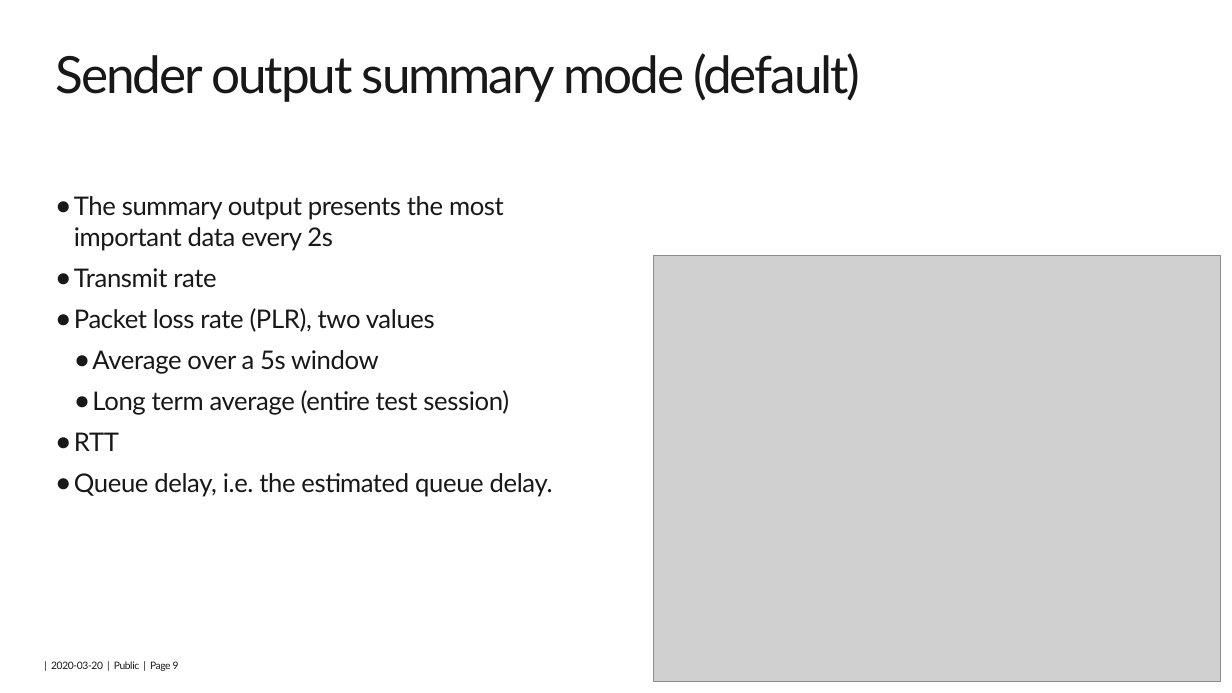
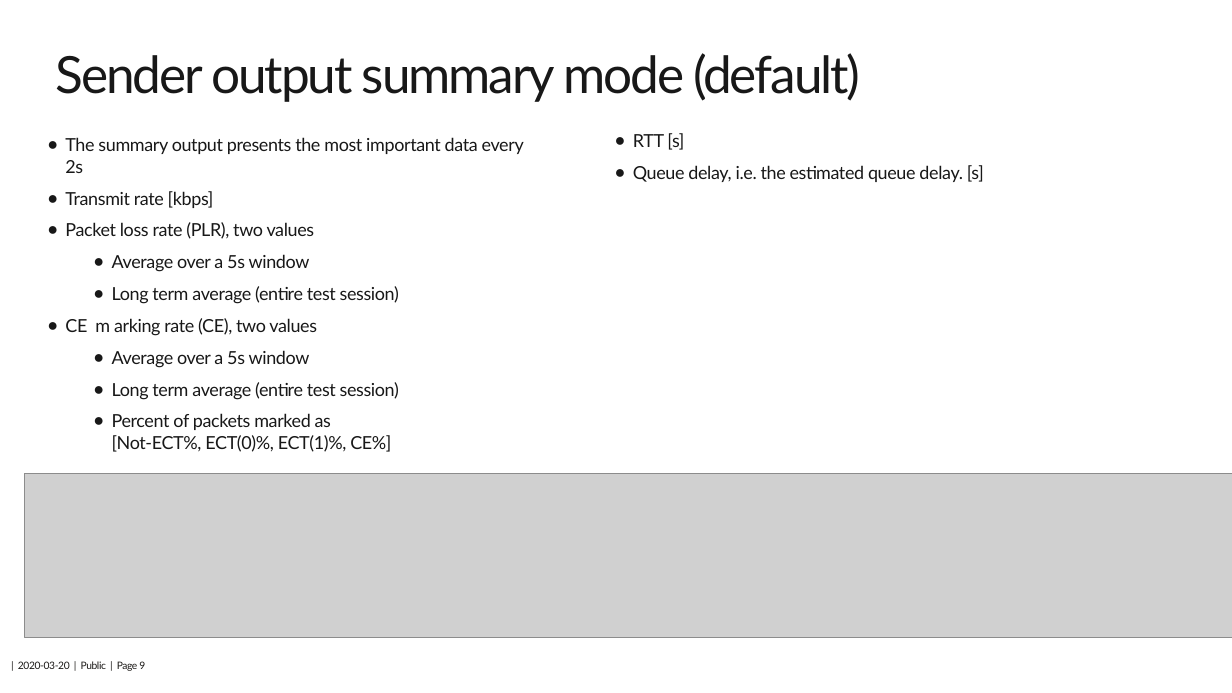
Before and after one commit to 5G-VCA-CC/scream, a slide deck: slide 9 of SCReAM-BW-test-tool.pptx. Drawn at 1232x693 pixels with LibreOffice and Linux fonts; fonts in the diff are those of the drawing; grey boxes stand for pictures; background and template pictures are left out. Boxes give left, top, right and bottom in pixels: in the first picture for what was removed or moved away, otherwise in the second. Text is boxed around its words. In the diff, an @@ line names an element or a change of style, - is before the commit and + after.

Commit message:
Robustness to large packet reordering improved. Feature is currently only enabled for the BW test application. To enable featire in multicam, add #define EXT_OOO_FB in multicam scream_receiver.cpp. Updated code also fixed an issue where even little reordering triggered packet loss reaction.   - -periodicdropinterval option removed. Periodic rate reduction is instead implemented in ScreamV2Tx.cpp.   - ScreamV1Tx.cpp removed.   - BW test tool, summary output displays %-age of packets marked Not-ECT, ECT(0), ECT(1) and CE.

```diff
--- a/SCReAM-BW-test-tool.pptx
+++ b/SCReAM-BW-test-tool.pptx
@@ text added at (x1=65, y1=137, x2=524, y2=452), 14 pt, text #181818 @@
+● The summary output presents the most important data every 2s
+● Transmit rate [kbps]
+● Packet loss rate (PLR), two values
+  ● Average over a 5s window
+  ● Long term average (entire test session)
+● CE m arking rate (CE), two values
+  ● Average over a 5s window
+  ● Long term average (entire test session)
+  ● Percent of packets marked as
+    [Not-ECT%, ECT(0)%, ECT(1)%, CE%]
@@ text added at (x1=633, y1=133, x2=984, y2=182), 14 pt, text #181818 @@
+● RTT [s]
+● Queue delay, i.e. the estimated queue delay. [s]
@@ text removed at (x1=74, y1=196, x2=553, y2=497) @@
-● The summary output presents the most important data every 2s
-● Transmit rate
-● Packet loss rate (PLR), two values
-  ● Average over a 5s window
-  ● Long term average (entire test session)
-● RTT
-● Queue delay, i.e. the estimated queue delay.
@@ picture removed at (x1=653, y1=256, x2=1220, y2=681) @@
@@ picture added at (x1=25, y1=473, x2=1232, y2=638) @@
@@ text moved from (x1=51, y1=661, x2=179, y2=671) to (x1=18, y1=661, x2=145, y2=671) @@
```
Also in this commit, not shown: 12 other slides changed, 26 other files.
